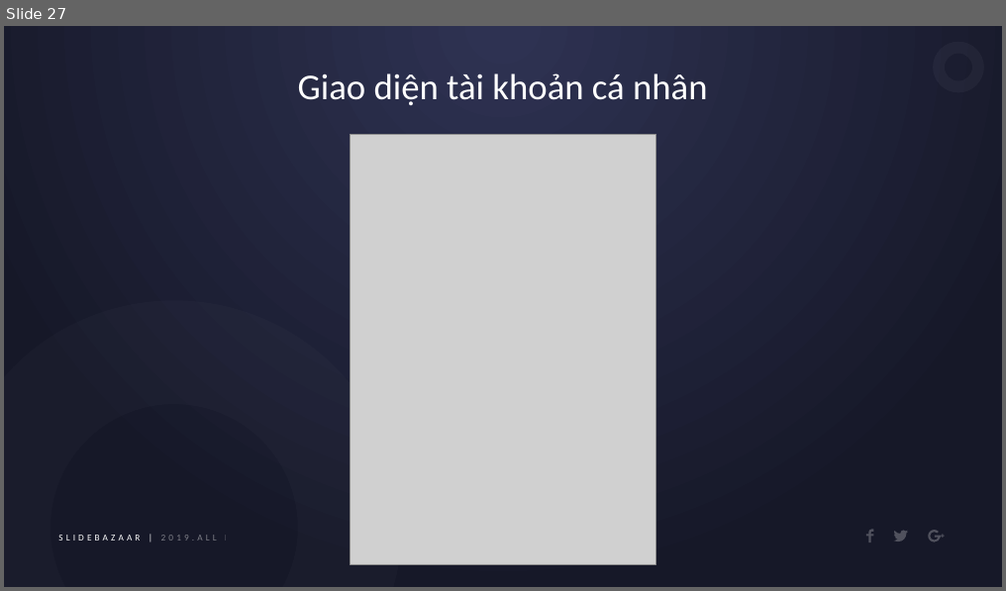
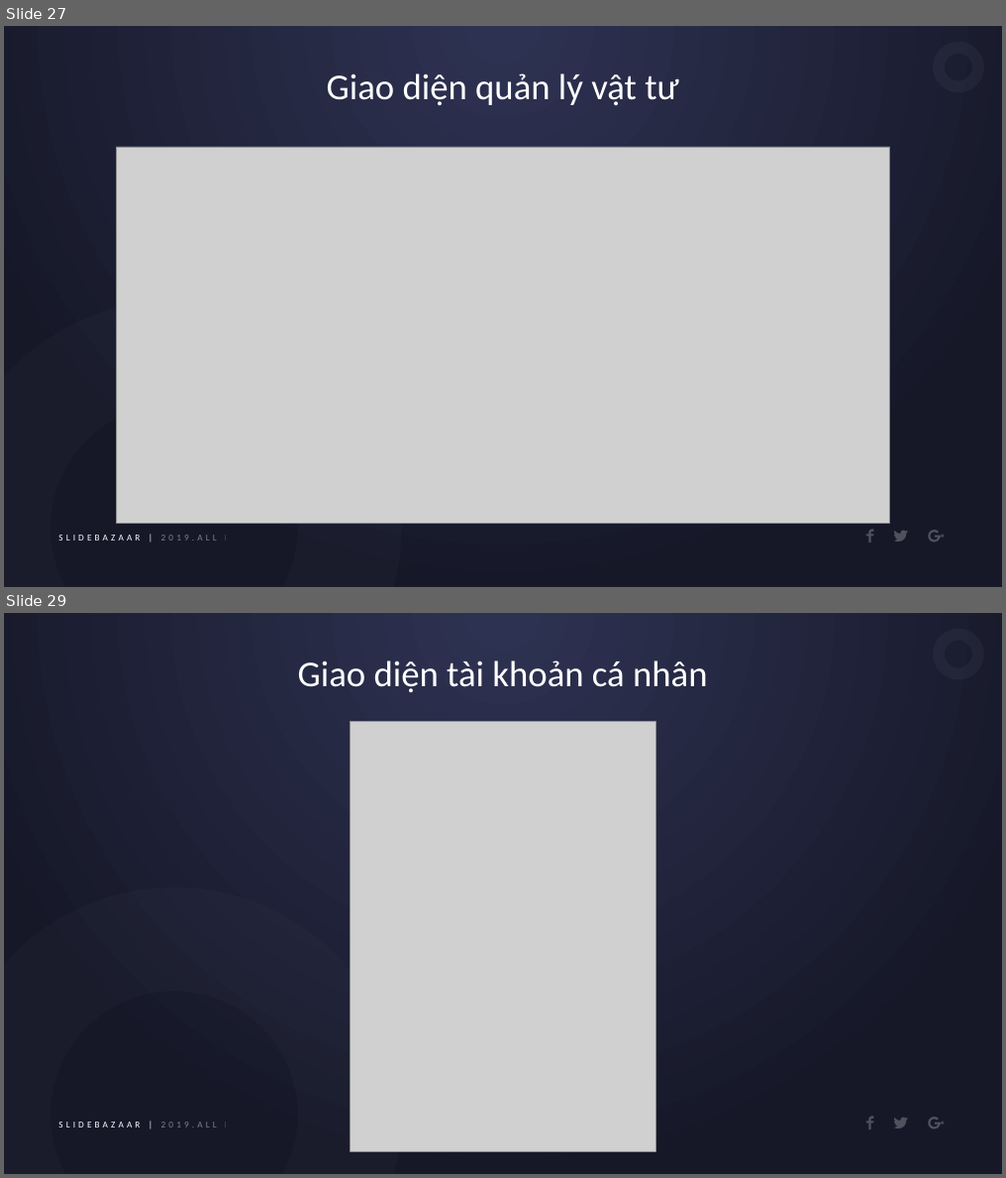
Before and after one commit to H2Q318/HQN-Team, a slide deck: Documents/BaoCao/SlidePBL3.pptx. Shown one above the other, each under a label of ours: slide 27 before the commit, slides 27 and 29 after it; the slides between them are not shown. The pictures are 1006x591 and 1006x1178 pixels, drawn with LibreOffice and Linux fonts; fonts in the diff are those of the drawing; grey boxes stand for pictures. Boxes give left, top, right and bottom in pixels: in the first picture for what was removed or moved away, otherwise in the second. Text is boxed around its words. In the diff, an @@ line names an element or a change of style, - is before the commit and + after.

```diff
--- a/Documents/BaoCao/SlidePBL3.pptx
+++ b/Documents/BaoCao/SlidePBL3.pptx
@@ slide 27 added at (4,26,1002,587), background gradient #2E3252 to #161828; not listed: 7 template elements that a slide beside it also shows @@
@@ text added at (327,74,678,105), 35 pt, text #FFFFFF @@
+Giao diện quản lý vật tư
@@ picture added at (116,147,890,523) @@
@@ what was slide 27 is now slide 29 @@
```
Also in this commit, not shown: 1 other slide added.
